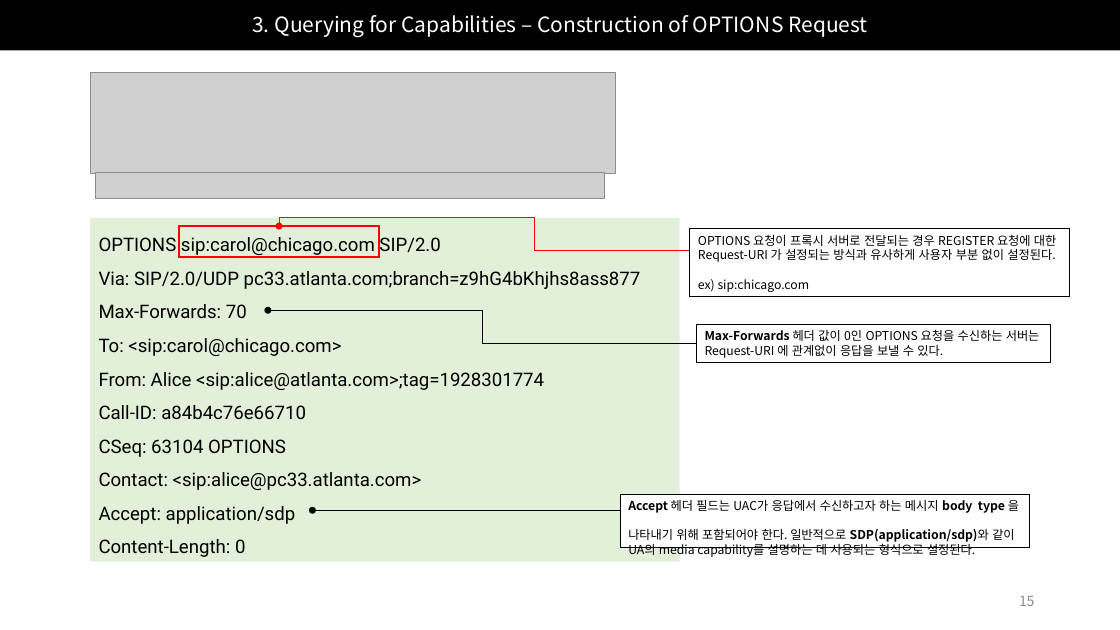
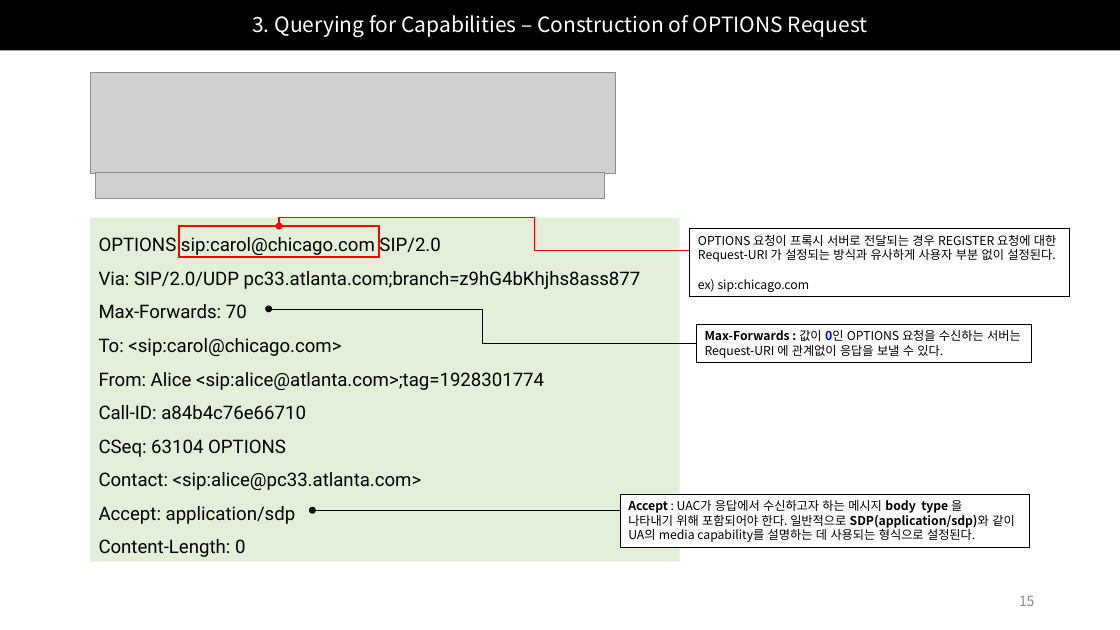
Before and after one commit to Epsilonely/SIP-Survey, a slide deck: slide 15 of 세미나 2차.pptx. Drawn at 1120x630 pixels with LibreOffice and Linux fonts; fonts in the diff are those of the drawing; grey boxes stand for pictures. Boxes give left, top, right and bottom in pixels: in the first picture for what was removed or moved away, otherwise in the second. Text is boxed around its words. In the diff, an @@ line names an element or a change of style, - is before the commit and + after.

```diff
--- a/세미나 2차.pptx
+++ b/세미나 2차.pptx
@@ elbow arrow (269, 309) - (697, 344): route changed @@
@@ rectangle "Max-Forwards : 값이 0인 OPTIONS ...": place and size @@
-rectangle "Max-Forwards : 값이 0인 OPTIONS ..." at box(697, 324, 1051, 362)
+rectangle "Max-Forwards : 값이 0인 OPTIONS ..." at box(697, 324, 1033, 362)
@@ text in rectangle at box(705, 330, 1021, 358): text changed @@
-Max-Forwards 헤더 값이 0인 OPTIONS 요청을 수신하는 서버는
-Request-URI 에 관계없이 응답을 보낼 수 있다.
+Max-Forwards : 값이 0인 OPTIONS 요청을 수신하는 서버는
+Request-URI 에 관계없이 응답을 보낼 수 있다.
@@ text in rectangle at box(628, 500, 1014, 542): text changed @@
-Accept 헤더 필드는 UAC가 응답에서 수신하고자 하는 메시지 body type 을
-나타내기 위해 포함되어야 한다. 일반적으로 SDP(application/sdp)와 같이
-UA의 media capability를 설명하는 데 사용되는 형식으로 설정된다.
+Accept : UAC가 응답에서 수신하고자 하는 메시지 body type 을
+나타내기 위해 포함되어야 한다. 일반적으로 SDP(application/sdp)와 같이
+UA의 media capability를 설명하는 데 사용되는 형식으로 설정된다.
```
Also in this commit, not shown: 27 other slides changed, 2 slides removed.
